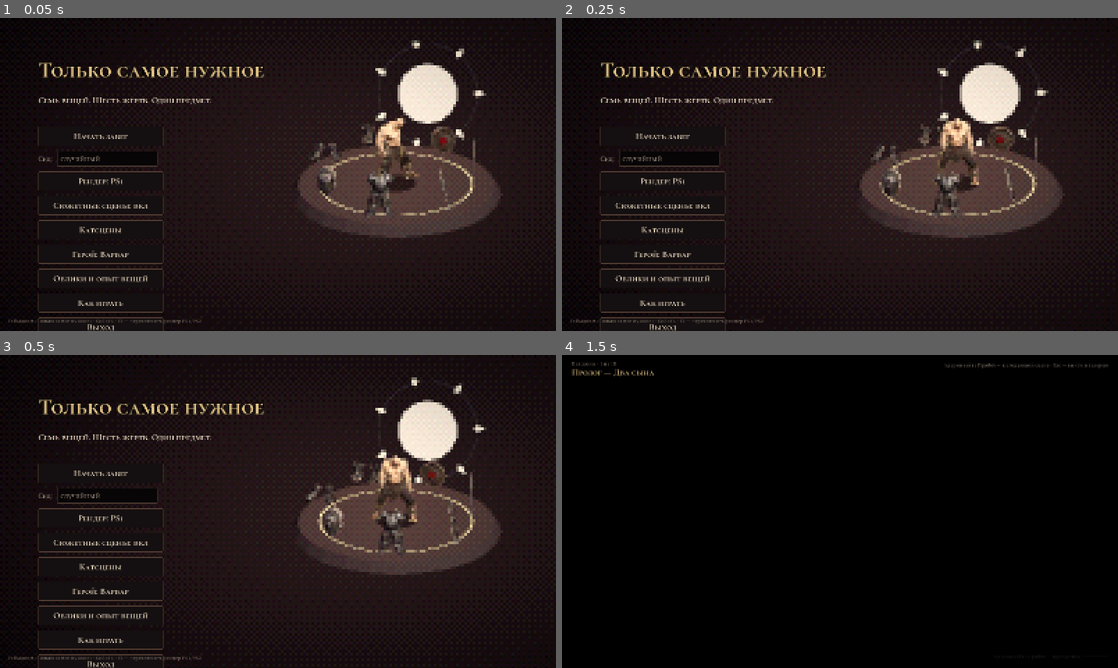
Above: before the commit, frames 1-4 (two rows, left to right).
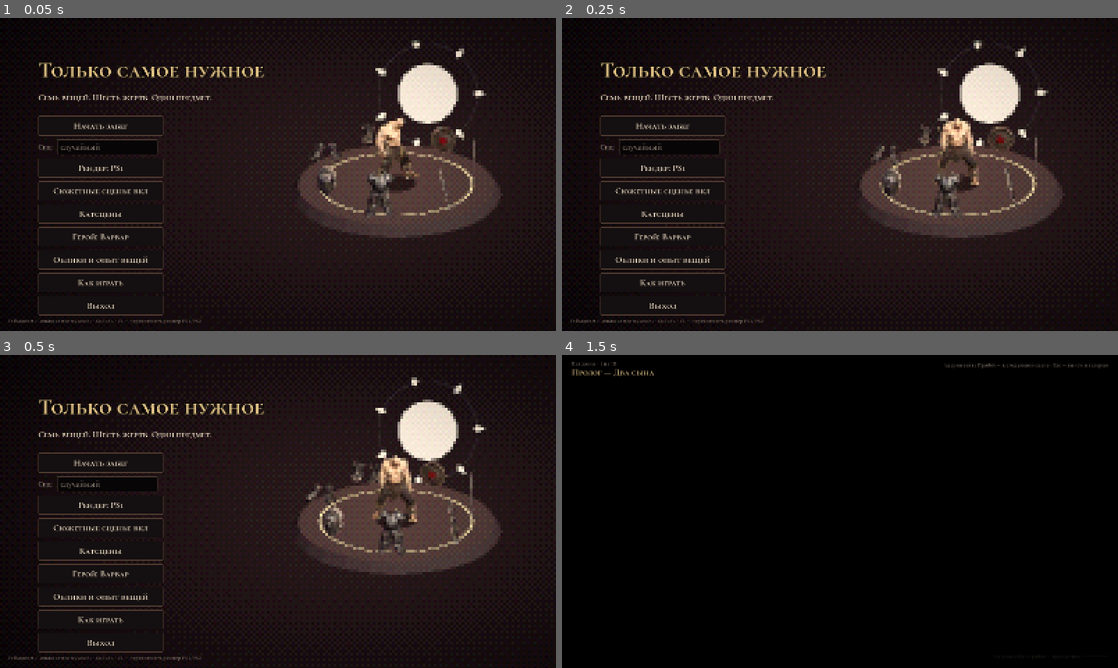
Above: after the commit, the same moments.

Repository: dukeNyaken/definitely-not-a-game-jam
Game: Godot game, scene res://scenes/main_menu.tscn
The game is run twice, just before and just after one commit, with the same random seed, the same clock (stepped at 60 frames per second) and the same inputs.
Inputs:
- Up to frame 1 (0.05 s): no input
- Up to frame 2 (0.25 s): no input
- Up to frame 3 (0.5 s): no input
- Up to frame 4 (1.5 s): click "Катсцены" at 0.5 s; click "Смотреть всю историю" at 1.25 s

The runs differ from the first frame. In frame 1, 4.0% of the frame differs, in the area x 6-38%, y 24-100%; in frame 2, 4.0%; in frame 3, 4.0%; in frame 4, nothing differs.

Commit message:
fix: integrate meta progression with story content and generated heroes

Diff:
--- a/data/item_mastery.json
+++ b/data/item_mastery.json
@@ -10,6 +10,9 @@
     "archer": 6,
     "caster": 10,
     "brute": 18,
+    "slime": 8,
+    "slime_small": 2,
+    "jester": 8,
     "boss": 150
   },
   "elite_multiplier": 3,
--- a/scripts/autoload/item_mastery.gd
+++ b/scripts/autoload/item_mastery.gd
@@ -114,7 +114,9 @@
 			push_warning("Не удалось сбросить резервную копию опыта: %s" % error_string(err))
 		saved = not save_error
 	# Прошедший забег и снимки жертв сохраняют свои облики; текущий герой — нет.
-	if RunState.running:
+	# Катсцена временно останавливает running, но не завершает настоящий забег.
+	var ongoing_scene := RunState.outcome == RunState.Outcome.NONE and not Theater.requested() and get_tree().get_first_node_in_group(&"game") != null
+	if RunState.running or ongoing_scene:
 		for item in RunState.ring.items:
 			item.appearance = 1
 		var hero := Combat.hero
--- a/scripts/ui/hud.gd
+++ b/scripts/ui/hud.gd
@@ -23,7 +23,7 @@
 var _screen_kind: StringName = &""
 ## Части интерфейса, которые прячутся в сюжетных сценах.
 var _status_box: Control
-var _ring_panel: Control
+var _tree_hint: Control
 var _action_bar: Control
 var _cinematic_tween: Tween
 ## Чёрные полосы вступления босса (без сюжетных сцен).
@@ -102,6 +102,7 @@
 	v.offset_bottom = 70
 	v.mouse_filter = Control.MOUSE_FILTER_IGNORE
 	root.add_child(v)
+	_tree_hint = v
 	v.add_child(UiKit.outlined(UiKit.label("Tab — кольцо навыков", 17, UiKit.TEXT, HORIZONTAL_ALIGNMENT_RIGHT)))
 	_seed_label = UiKit.outlined(UiKit.label("Сид %d" % RunState.seed_value, 14, UiKit.MUTED, HORIZONTAL_ALIGNMENT_RIGHT))
 	v.add_child(_seed_label)
@@ -261,12 +262,12 @@
 	tw.tween_property(_fade, "color:a", 1.0 if to_black else 0.0, duration)
 
 
-## Сюжетная сцена: статус, кольцо, панель действий, подсказка, полоса босса и цифры над врагами уходят.
+## Сюжетная сцена: статус, подсказка Tab, панель действий, полоса босса и цифры над врагами уходят.
 func set_cinematic(on: bool, duration: float = 0.4) -> void:
 	if _cinematic_tween != null and _cinematic_tween.is_valid():
 		_cinematic_tween.kill()
 	_cinematic_tween = create_tween().set_parallel(true)
-	var parts: Array[Control] = [_status_box, _ring_panel, _action_bar, _boss_bar, overlay]
+	var parts: Array[Control] = [_status_box, _tree_hint, _action_bar, _boss_bar, overlay]
 	if _hint != null:
 		parts.append(_hint)
 	for c in parts:
--- a/scripts/ui/item_showcase.gd
+++ b/scripts/ui/item_showcase.gd
@@ -91,7 +91,7 @@
 	for d in _displays:
 		d.queue_free()
 	_displays.clear()
-	var generated := GeneratedItemDisplay.build()
+	var generated := GeneratedItemDisplay.build(_ring_states)
 	var n := _ring_states.size()
 	for i in n:
 		var a := TAU * i / n
--- a/scripts/ui/main_menu.gd
+++ b/scripts/ui/main_menu.gd
@@ -45,6 +45,7 @@
 		item.appearance = Mastery.selected(id)
 		preview.append(item)
 	showcase.show_ring(preview)
+	Mastery.changed.connect(_refresh_appearances)
 
 	# Интерфейс — на слое поверх ретро-постобработки, чтобы текст оставался чётким.
 	var ui_layer := CanvasLayer.new()
@@ -61,7 +62,7 @@
 	v.offset_right = 760
 	v.offset_top = -340
 	v.offset_bottom = 340
-	v.add_theme_constant_override(&"separation", 14)
+	v.add_theme_constant_override(&"separation", 10)
 	ui.add_child(v)
 	v.add_child(UiKit.outlined(UiKit.label("Только самое нужное", 64, UiKit.GOLD), 8))
 	var line := ColorRect.new()
@@ -71,7 +72,7 @@
 	v.add_child(line)
 	v.add_child(UiKit.label("Семь вещей. Шесть жертв. Один предмет.", 26, UiKit.TEXT))
 	var spacer := Control.new()
-	spacer.custom_minimum_size = Vector2(0, 30)
+	spacer.custom_minimum_size = Vector2(0, 16)
 	v.add_child(spacer)
 	var start := UiKit.button("Начать забег", _start)
 	start.custom_minimum_size = Vector2(360, 58)
@@ -150,6 +151,12 @@
 	_showcase.rebuild_hero()
 
 
+func _refresh_appearances() -> void:
+	for state in _showcase._ring_states:
+		state.appearance = Mastery.selected(state.def_id)
+	_showcase.rebuild_hero()
+
+
 func _update_hero_button() -> void:
 	_hero_button.text = "Герой: %s" % SkinnedActorModel.current()["title"]
 
--- a/scripts/visual/generated_item_display.gd
+++ b/scripts/visual/generated_item_display.gd
@@ -16,7 +16,7 @@
 
 
 ## Слот -> Node3D с вещью; начало координат — середина вещи (витрина её вращает).
-static func build() -> Dictionary:
+static func build(states: Array[ItemState] = []) -> Dictionary:
 	var out := {}
 	if not SkinnedActorModel.available():
 		return out
@@ -32,7 +32,57 @@
 	scene.free()
 	for slot in parts:
 		out[slot] = _display(slot, parts[slot])
+	for state in states:
+		if state.appearance > 1 and out.has(state.def_id):
+			_decorate(out[state.def_id], parts[state.def_id], state)
 	return out
+
+
+## Те же кристаллы обликов поверх сгенерированных вещей; размер украшения не зависит
+## от исходного масштаба glb (особенно у маленького амулета).
+static func _decorate(root: Node3D, meshes: Array, state: ItemState) -> void:
+	var box := _bounds(meshes, root)
+	box = AABB(box.position * root.scale.x, box.size * root.scale.x)
+	var trim := Node3D.new()
+	trim.name = "AppearanceTrim"
+	trim.scale = Vector3.ONE / root.scale.x
+	root.add_child(trim)
+	var anchors: Array = []
+	var faces := PackedVector3Array()
+	for mesh: MeshInstance3D in meshes:
+		var transform := _local_transform(mesh, root)
+		for vertex in mesh.mesh.get_faces():
+			faces.append((transform * vertex) * root.scale.x)
+	for y in [0.25, -0.25]:
+		for x in [-0.25, 0.25]:
+			var point := box.get_center() + Vector3(box.size.x * x, box.size.y * y, -box.size.z * 0.5)
+			point = _surface_point(point, faces, box.size.z)
+			anchors.append(ItemVisuals._anchor(point, Vector3.FORWARD))
+	ItemVisuals._mastery_trim({"node": trim, "anchors": anchors}, state)
+
+
+## Передняя поверхность; если точка попала за контур клинка или щита — ближайший край.
+static func _surface_point(target: Vector3, faces: PackedVector3Array, depth: float) -> Vector3:
+	var origin := target - Vector3(0, 0, depth + 0.01)
+	var nearest := target
+	var distance := INF
+	for i in range(0, faces.size(), 3):
+		var hit = Geometry3D.ray_intersects_triangle(origin, Vector3.BACK, faces[i], faces[i + 1], faces[i + 2])
+		if hit != null:
+			var d: float = origin.distance_squared_to(hit)
+			if d < distance:
+				distance = d
+				nearest = hit
+	if distance < INF:
+		return nearest
+	for i in range(0, faces.size(), 3):
+		for edge in 3:
+			var point := Geometry3D.get_closest_point_to_segment(target, faces[i + edge], faces[i + (edge + 1) % 3])
+			var d := target.distance_squared_to(point)
+			if d < distance:
+				distance = d
+				nearest = point
+	return nearest
 
 
 static func _display(slot: StringName, meshes: Array) -> Node3D:
--- a/scripts/visual/item_visuals.gd
+++ b/scripts/visual/item_visuals.gd
@@ -295,6 +295,7 @@
 	for i in mini(anchors.size(), 2 if state.appearance == 2 else 4):
 		var trim := Node3D.new()
 		trim.name = "Mastery_%d" % i
+		trim.set_meta(&"mastery_trim", true)
 		trim.transform = anchors[i]
 		root.add_child(trim)
 		_fr(trim, Vector2(0.15, 0.12), Vector2(0.11, 0.08), 0.06, GOLD, Vector3.ZERO, &"gold", Vector2.ZERO, Vector3.ZERO, 0.8)
--- a/scripts/visual/skinned_actor_model.gd
+++ b/scripts/visual/skinned_actor_model.gd
@@ -299,7 +299,7 @@
 			continue
 		for part in _item_nodes[id]:
 			for ch in (part as Node).get_children():
-				if not ch.has_meta(&"prop_index"):
+				if not ch.has_meta(&"prop_index") and not ch.has_meta(&"mastery_trim"):
 					(ch as Node3D).visible = false
 	if _idle_node != null and _cfg.has("armed_idle"):
 		_idle_node.animation = _cfg["armed_idle"] if actor.has_item(&"sword") else _cfg["locomotion"][0]
--- a/tests/unit/test_cutscene.gd
+++ b/tests/unit/test_cutscene.gd
@@ -30,6 +30,20 @@
 	RunState.skip_cutscenes = false
 	Render.cutscenes = false
 	assert_false(Cutscene.enabled(), "настройка игрока")
+
+
+func test_cinematic_hides_and_restores_meta_tree_hint() -> void:
+	var hud := Hud.new()
+	add_child_autofree(hud)
+	hud.set_process(false)
+	hud._tree_hint = Control.new()
+	hud.add_child(hud._tree_hint)
+	hud.set_cinematic(true, 0.0)
+	await wait_process_frames(2)
+	assert_almost_eq(hud._tree_hint.modulate.a, 0.0, 0.001, "подсказка Tab не видна поверх сцены")
+	hud.set_cinematic(false, 0.0)
+	await wait_process_frames(2)
+	assert_almost_eq(hud._tree_hint.modulate.a, 1.0, 0.001, "подсказка возвращается в бою")
 
 
 func test_after_skip_steps_return_at_once() -> void:
--- a/tests/unit/test_mastery.gd
+++ b/tests/unit/test_mastery.gd
@@ -60,6 +60,22 @@
 	for id in Db.ITEM_IDS:
 		assert_eq(Mastery.xp[id], 18)
 		assert_eq(Mastery.run_xp[id], 18)
+
+
+func test_every_enemy_from_main_awards_mastery_xp_once() -> void:
+	var hero := hero_with(&"sword")
+	var earned := 0
+	for id in Db.ENEMY_IDS:
+		var target := EnemyFactory.create(Db.enemy(id), 3)
+		add_child_autofree(target)
+		target.set_physics_process(false)
+		var reward := Mastery.reward(id, 3)
+		assert_gt(reward, 0, "%s даёт опыт" % id)
+		assert_eq(int(target.get_meta(&"mastery_xp")), reward)
+		Combat.deal(ActionContext.make(hero, null), target, target.max_hp + 1)
+		target.die(hero)
+		earned += reward
+		assert_eq(int(Mastery.run_xp.get(&"sword", 0)), earned, "убийство %s засчитано один раз" % id)
 
 
 func test_debug_death_and_enemy_kills_do_not_reward() -> void:
@@ -160,6 +176,28 @@
 	for suffix in ["", ".bak", ".tmp"]:
 		if FileAccess.file_exists(path + suffix):
 			DirAccess.remove_absolute(path + suffix)
+
+
+func test_reset_updates_live_hero_during_cutscene_without_touching_gift_snapshot() -> void:
+	var old_ring := RunState.ring
+	var old_outcome := RunState.outcome
+	var hero := hero_with(&"armor", 3)
+	RunState.ring = Ring.from_ids([&"armor"])
+	RunState.ring.items[0].appearance = 3
+	var gift := hero.items[0].snapshot()
+	var game := Node3D.new()
+	add_child_autofree(game)
+	game.add_to_group(&"game")
+	RunState.running = false
+	RunState.outcome = RunState.Outcome.NONE
+	Mastery.xp[&"armor"] = 1000
+	Mastery.reset_progress()
+	assert_eq(hero.items[0].appearance, 1)
+	assert_eq(RunState.ring.items[0].appearance, 1)
+	assert_eq(hero.max_armor, 50.0)
+	assert_eq(gift.appearance, 3, "дар остаётся историческим снимком")
+	RunState.ring = old_ring
+	RunState.outcome = old_outcome
 
 
 func test_reset_persists_empty_profile_including_backup_recovery() -> void:
--- a/tests/unit/test_mastery_ui.gd
+++ b/tests/unit/test_mastery_ui.gd
@@ -140,6 +140,24 @@
 	assert_eq(card._form_name.text, str(Mastery.form(&"sword", 2)["name"]))
 
 
+func test_main_menu_meta_collection_and_content_buttons_fit_together() -> void:
+	var viewport := SubViewport.new()
+	viewport.size = Vector2i(1600, 900)
+	add_child_autofree(viewport)
+	var menu = load("res://scenes/main_menu.tscn").instantiate()
+	viewport.add_child(menu)
+	await wait_process_frames(6)
+	var controls: VBoxContainer = menu.ui.get_child(0)
+	var captions: Array[String] = []
+	for child in controls.get_children():
+		if child is Button:
+			captions.append(child.text)
+			assert_true(Rect2(0, 0, 1600, 860).encloses(child.get_global_rect()), "%s помещается выше подписи внизу" % child.text)
+	assert_has(captions, "Катсцены")
+	assert_has(captions, "Облики и опыт вещей")
+	assert_has(captions, Render.cutscenes_text())
+
+
 func test_result_layout_stays_still_when_switching_all_items_and_forms() -> void:
 	var viewport := SubViewport.new()
 	viewport.size = Vector2i(1600, 900)
--- a/tests/unit/test_skinned_model.gd
+++ b/tests/unit/test_skinned_model.gd
@@ -65,6 +65,52 @@
 			assert_true(mi.visible, "%s снят — тело под ним (%s) видно" % [slot, mi.name])
 
 
+func test_mastery_trim_survives_generated_geometry_and_updates_on_upgrade() -> void:
+	if not SkinnedActorModel.available():
+		pending("модели героев не собраны")
+		return
+	for v in SkinnedActorModel.variants():
+		for kind in [ActorModel.Kind.HERO, ActorModel.Kind.BOSS]:
+			var m := _model(v["id"], kind, SLOTS)
+			for tier in [2, 3, 1]:
+				for state in m.actor.items:
+					state.appearance = tier
+				m.refresh_items()
+				for slot in SLOTS:
+					var trims := 0
+					for part in m._item_nodes[slot]:
+						for child in part.get_children():
+							if child.has_meta(&"mastery_trim"):
+								trims += 1
+								assert_true(child.is_visible_in_tree(), "%s/%d/%s/%d: украшение видно" % [v["id"], kind, slot, tier])
+					if tier == 1:
+						assert_eq(trims, 0, "возврат к исходному облику убирает украшения")
+					else:
+						assert_gt(trims, 0, "у улучшенного облика есть украшения")
+
+
+func test_generated_menu_items_show_selected_mastery_appearance() -> void:
+	if not SkinnedActorModel.available():
+		pending("модели героев не собраны")
+		return
+	var states: Array[ItemState] = []
+	for slot in SLOTS:
+		var state := ItemState.create(slot)
+		state.appearance = 3
+		states.append(state)
+	for v in SkinnedActorModel.variants():
+		SkinnedActorModel.select(v["id"])
+		var shown := GeneratedItemDisplay.build(states)
+		for slot in SLOTS:
+			var display: Node3D = shown[slot]
+			add_child_autofree(display)
+			var trim := display.find_child("AppearanceTrim", true, false)
+			assert_not_null(trim, "%s/%s: выбранный облик на сгенерированной вещи" % [v["id"], slot])
+			if trim != null:
+				assert_eq(trim.get_child_count(), 4)
+				assert_almost_eq((display.scale * trim.scale).x, 1.0, 0.001, "украшения сохраняют размер на маленьких исходных сетках")
+
+
 func test_mesh_names_map_to_slots() -> void:
 	# item_<слот>[__<часть>][_L|_R|_under]: часть вещи и подложка — тот же слот
 	for n in ["armor", "armor__legs", "armor_under", "armor__legs_under"]:
Not shown, changed: export_presets.cfg
Not shown, changed: README.md
